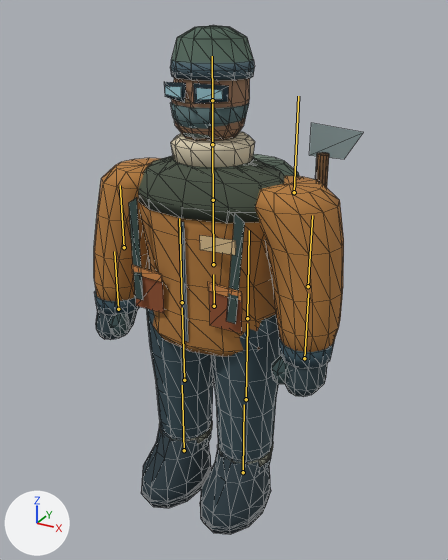
Renders of the glTF model public/models/worker-copper.glb from each side of a commit.
Both versions are drawn from a camera (50 mm lens) standing at (1.23, -2.14, 2.2) and looking at (0.08, -0.05, 1.15). The lights are fixed; the arrows at lower left show +X, +Y and +Z. The first picture is the older version. The bones that change, and the others that lie on the model, are drawn over the model as lines. Mesh edges are drawn as thin lines.

The first picture shows 'Wayfarer_clothing'.
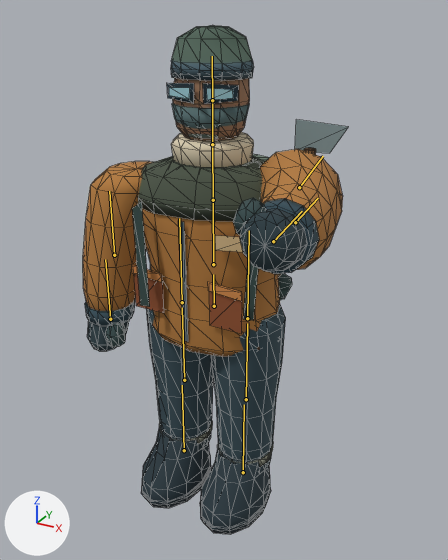
The newer file adds an action. The first version stands in its rest pose; the second is drawn at frame 5 of the action 'punch'.

Boxes [x1, y1, x2, y2] around the edits, measured in the pictures (448 x 560 px):
```json
{"object": "Wayfarer_clothing", "change": "posed", "before": [94, 25, 363, 534], "after": [83, 25, 348, 534]}
{"bone": "ArmR", "before": "(294, 192) to (298, 96)", "after": "(299, 187) to (323, 156)"}
{"bone": "ElbowR", "before": "(308, 286) to (312, 215)", "after": "(295, 222) to (318, 198)"}
```

Scene script edits in JSON lines:
```json
{"block": "bone_chest", "where": "bone_chest = bpy.data.objects['worker-copper'].pose.bones['Chest']  # child of 'Spine'"}
{"op": "set", "path": "bone_chest.rotation_quaternion", "old": "(1.0, 0.0, 0.0, 0.0)", "new": "(0.992, 0.0, 0.108, 0.0)", "note": "degrees (0, 0, 0) -> degrees (0, 12, 0)"}
{"block": "bone_armr", "where": "bone_armr = bpy.data.objects['worker-copper'].pose.bones['ArmR']  # child of 'Chest'"}
{"op": "set", "path": "bone_armr.rotation_quaternion", "old": "(1.0, 0.0, 0.0, 0.0)", "new": "(0.747, -0.652, -0.033, -0.037)", "note": "degrees (0, 0, 0) -> degrees (-82, -6, -1)"}
{"block": "bone_elbowr", "where": "bone_elbowr = bpy.data.objects['worker-copper'].pose.bones['ElbowR']  # child of 'ArmR'"}
{"op": "set", "path": "bone_elbowr.rotation_quaternion", "old": "(1.0, 0.0, 0.0, 0.0)", "new": "(0.989, -0.062, 0.0, 0.0)", "note": "degrees (0, 0, 0) -> degrees (-7, 0, 0)"}
```
